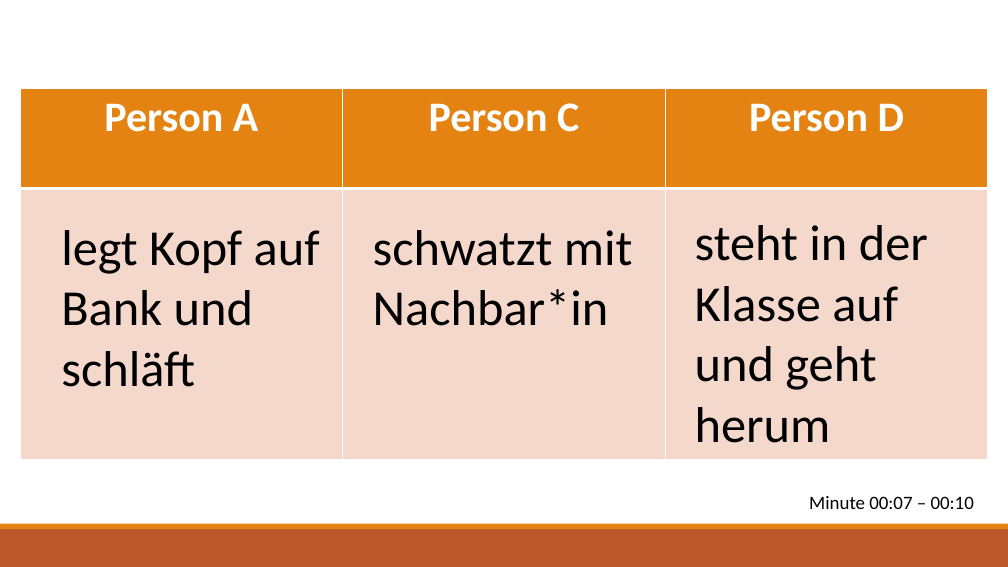
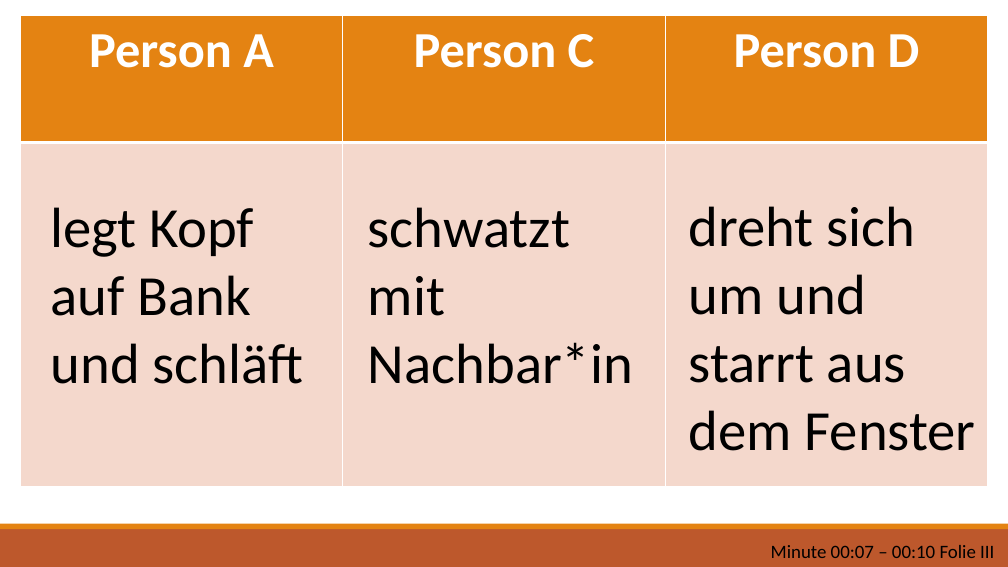
Before and after one commit to ginaamri/Mandy-PhD, a slide deck: slide 7 of studies/labor study_A/script_labpilotpersonB.pptx. Drawn at 1008x567 pixels with LibreOffice and Linux fonts; fonts in the diff are those of the drawing. Boxes give left, top, right and bottom in pixels: in the first picture for what was removed or moved away, otherwise in the second. Text is boxed around its words. In the diff, an @@ line names an element or a change of style, - is before the commit and + after.

```diff
--- a/studies/labor study_A/script_labpilotpersonB.pptx
+++ b/studies/labor study_A/script_labpilotpersonB.pptx
@@ table at [20, 16, 989, 487] @@
@@ size 40 to 48 pt @@
@@ table: place and size @@
-table at [20, 88, 989, 461]
+table at [20, 16, 989, 487]
@@ text "legt Kopf auf Bank und ..." at [51, 207, 304, 384]: size 48 to 54 pt @@
@@ text "legt Kopf auf Bank und ...": place and size @@
-text "legt Kopf auf Bank und ..." at [61, 230, 320, 387]
+text "legt Kopf auf Bank und ..." at [51, 207, 304, 384]
@@ text "schwatzt mit Nachbar*in": place and size @@
-text "schwatzt mit Nachbar*in" at [373, 230, 633, 326]
+text "schwatzt mit Nachbar*in" at [368, 207, 633, 384]
@@ text "schwatzt mit Nachbar*in" at [368, 207, 633, 384]: size 48 to 54 pt @@
@@ text added at [689, 206, 976, 451], 54 pt, text #000000 @@
+dreht sich um und starrt aus dem Fenster
@@ text removed at [695, 225, 928, 443] @@
-steht in der Klasse auf und geht herum
@@ text at [771, 545, 994, 558]: text changed @@
-Minute 00:07 – 00:10
+Minute 00:07 – 00:10 Folie III
```
Also in this commit, not shown: 3 other slides changed, 1 slide added, 1 slide removed, 5 other files.
